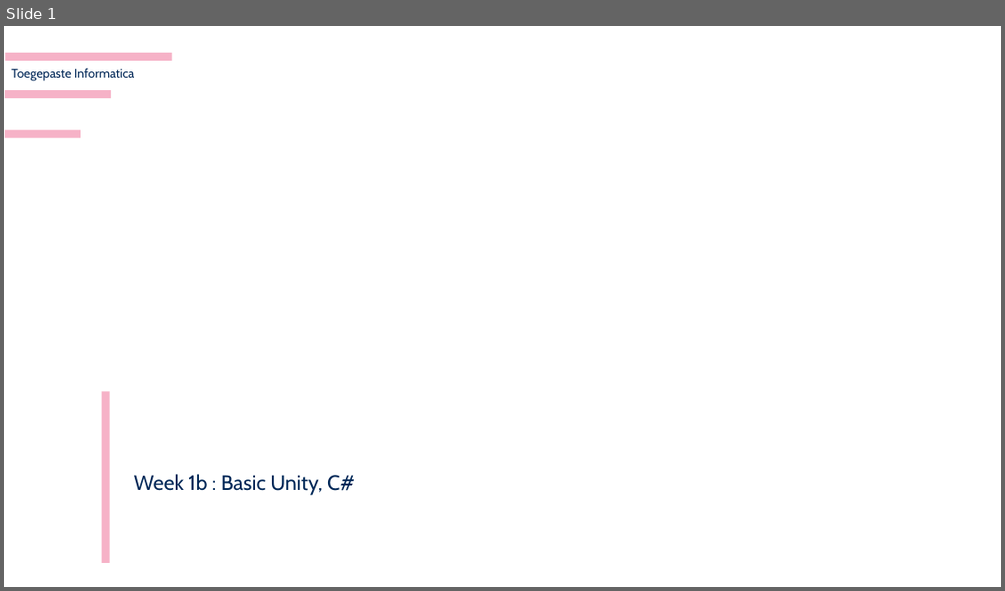
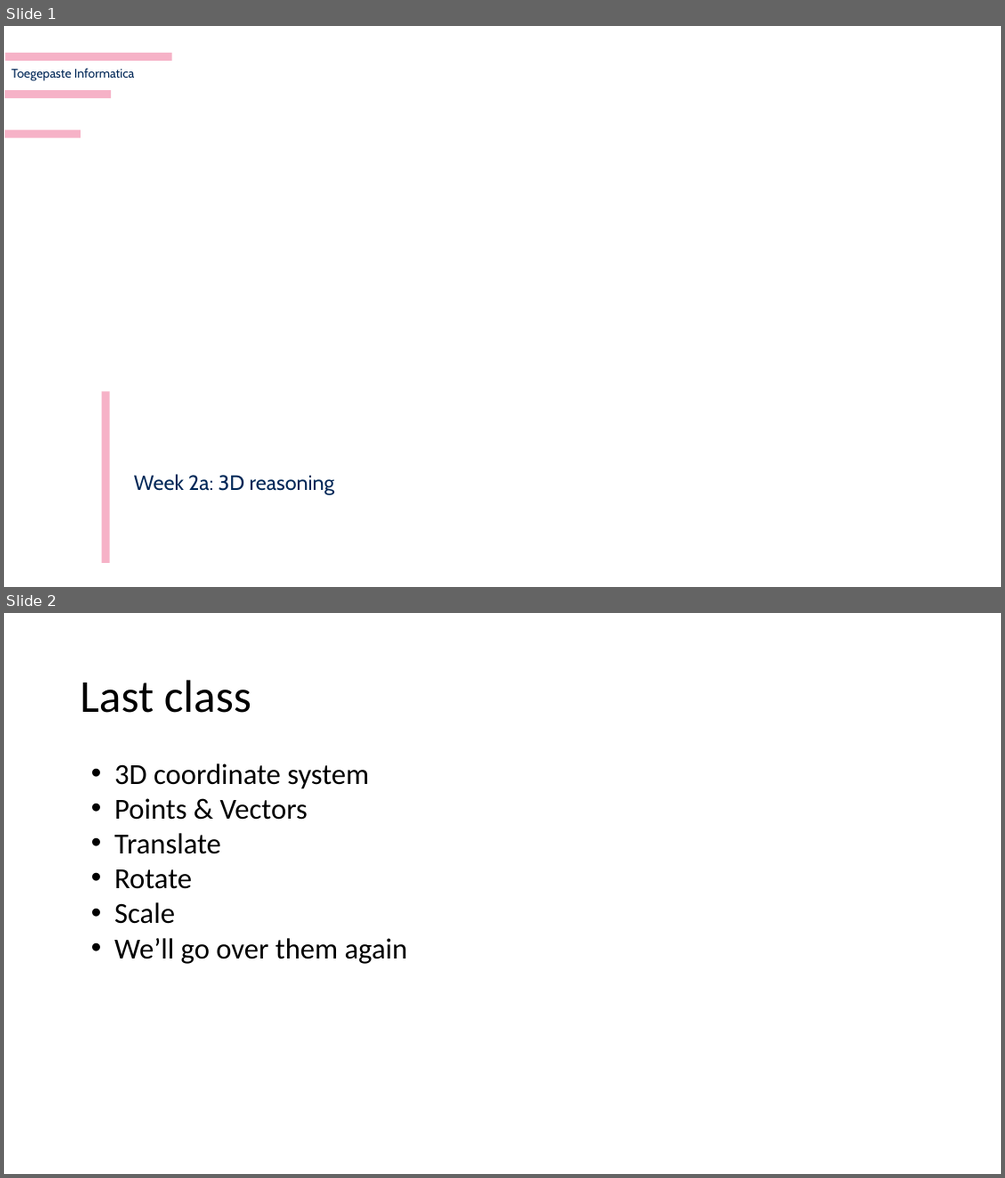
Before and after one commit to harveypekar/3dgraphics, a slide deck: course/3d_slides_w2a.pptx. Shown one above the other, each under a label of ours: slide 1 before the commit, slides 1 and 2 after it. The pictures are 1005x591 and 1005x1178 pixels, drawn with LibreOffice and Linux fonts; fonts in the diff are those of the drawing; background and template pictures are left out. Boxes give left, top, right and bottom in pixels: in the first picture for what was removed or moved away, otherwise in the second. Text is boxed around its words. In the diff, an @@ line names an element or a change of style, - is before the commit and + after.

```diff
--- a/course/3d_slides_w2a.pptx
+++ b/course/3d_slides_w2a.pptx
@@ slide 2 added at [4, 613, 1001, 1174], background #FFFFFF @@
@@ title added at [80, 680, 251, 713], 44 pt, text #000000 @@
+Last class
@@ text added at [114, 763, 408, 964], 28 pt, text #000000 @@
+• 3D coordinate system
+• Points & Vectors
+• Translate
+• Rotate
+• Scale
+• We’ll go over them again
@@ slide 1 changed as well @@
@@ text at [134, 474, 335, 495]: text changed @@
-Week 1b : Basic Unity, C#
+Week 2a: 3D reasoning
```
Also in this commit, not shown: 1 other slide changed, 56 other slides added, 31 slides removed.
